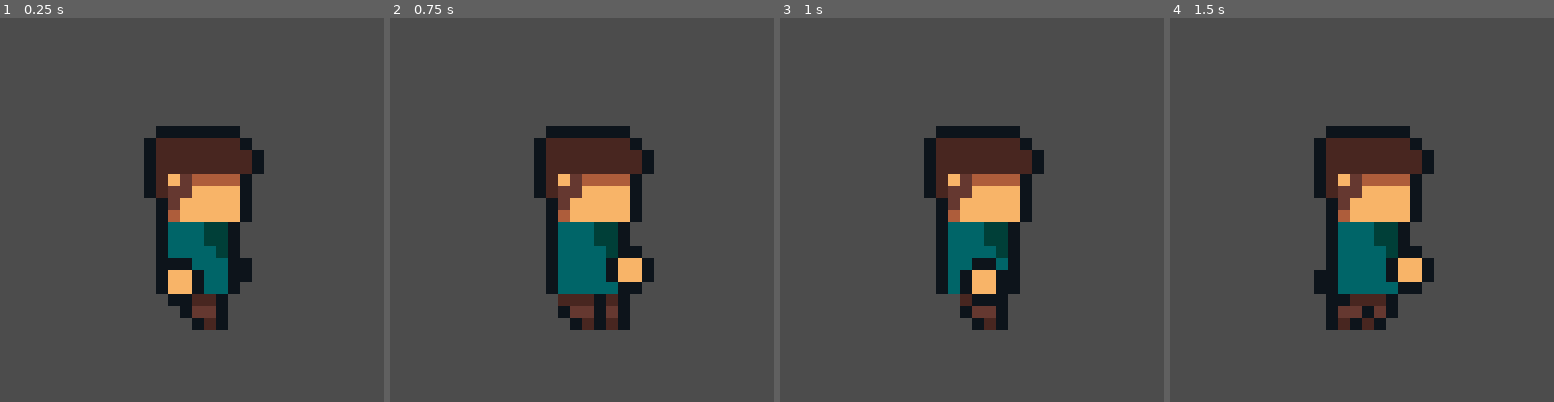
Above: before the commit, frames 1-4 (left to right).
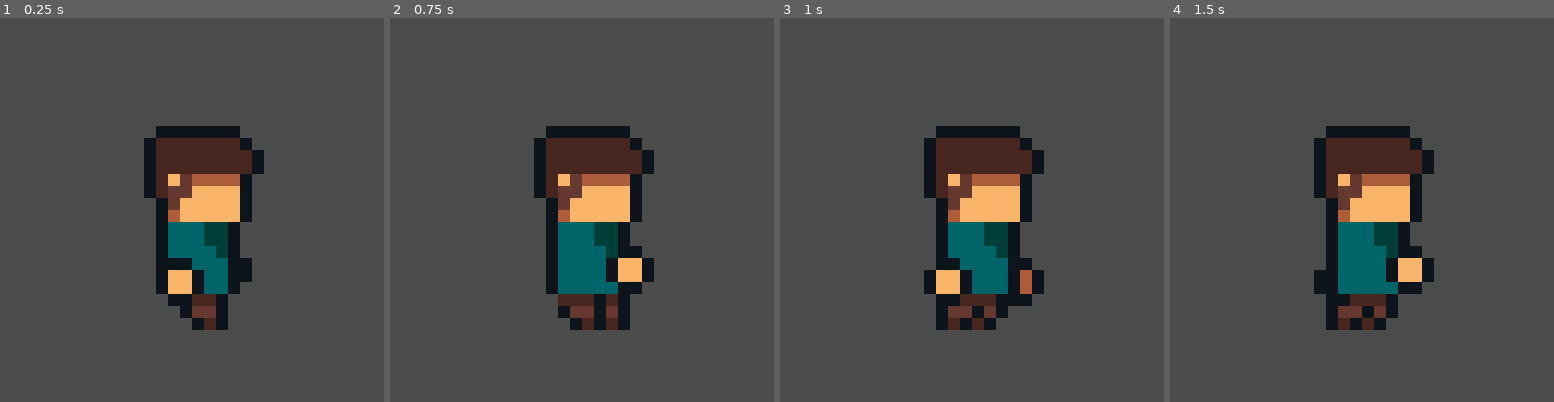
Above: after the commit, the same moments.

Repository: davifoox/character-creator
Game: Godot game, scene res://Main.tscn
The game is run twice, just before and just after one commit, with the same random seed, the same clock (stepped at 60 frames per second) and the same inputs.
Inputs:
- Up to frame 1 (0.25 s): no input
- Up to frame 2 (0.75 s): tap Enter (ui_accept) at 0.5 s
- Up to frame 3 (1 s): tap Enter (ui_accept) at 0.77 s
- Up to frame 4 (1.5 s): no input

Frames 1-2 are identical in both runs. In frame 3, 3.5% of the frame differs, in the area x 37-69%, y 62-82%; in frame 4, nothing differs.

Commit message:
finished - run cycle

Diff:
--- a/Character.tscn
+++ b/Character.tscn
@@ -366,10 +366,10 @@
 tracks/2/imported = false
 tracks/2/enabled = true
 tracks/2/keys = {
-"times": PoolRealArray( 0, 0.125, 0.25, 0.375, 0.5, 0.625, 0.75 ),
-"transitions": PoolRealArray( 1, 1, 1, 1, 1, 1, 1 ),
-"update": 1,
-"values": [ Vector2( 4, 3 ), Vector2( 3, 5 ), Vector2( 1, 6 ), Vector2( -2, 6 ), Vector2( -3, 4 ), Vector2( -1, 5 ), Vector2( 1, 6 ) ]
+"times": PoolRealArray( 0, 0.125, 0.25, 0.375, 0.5, 0.625, 0.75, 0.875 ),
+"transitions": PoolRealArray( 1, 1, 1, 1, 1, 1, 1, 1 ),
+"update": 1,
+"values": [ Vector2( 4, 3 ), Vector2( 3, 5 ), Vector2( 1, 6 ), Vector2( -2, 6 ), Vector2( -3, 4 ), Vector2( -1, 5 ), Vector2( 1, 6 ), Vector2( 4, 6 ) ]
 }
 tracks/3/type = "value"
 tracks/3/path = NodePath("Sprites/Body:position")
@@ -390,10 +390,10 @@
 tracks/4/imported = false
 tracks/4/enabled = true
 tracks/4/keys = {
-"times": PoolRealArray( 0, 0.125, 0.25, 0.375, 0.5, 0.625, 0.75 ),
-"transitions": PoolRealArray( 1, 1, 1, 1, 1, 1, 1 ),
-"update": 1,
-"values": [ Vector2( -3, 4 ), Vector2( -1, 6 ), Vector2( 0, 7 ), Vector2( 4, 5 ), Vector2( 4, 3 ), Vector2( 4, 5 ), Vector2( 1, 6 ) ]
+"times": PoolRealArray( 0, 0.125, 0.25, 0.375, 0.5, 0.625, 0.75, 0.875 ),
+"transitions": PoolRealArray( 1, 1, 1, 1, 1, 1, 1, 1 ),
+"update": 1,
+"values": [ Vector2( -3, 4 ), Vector2( -1, 6 ), Vector2( 0, 7 ), Vector2( 4, 5 ), Vector2( 4, 3 ), Vector2( 4, 5 ), Vector2( 1, 6 ), Vector2( -2, 6 ) ]
 }
 tracks/5/type = "value"
 tracks/5/path = NodePath("Sprites/LeftLeg:position")
@@ -402,10 +402,10 @@
 tracks/5/imported = false
 tracks/5/enabled = true
 tracks/5/keys = {
-"times": PoolRealArray( 0, 0.125, 0.375, 0.5, 0.625, 0.75 ),
-"transitions": PoolRealArray( 1, 1, 1, 1, 1, 1 ),
-"update": 1,
-"values": [ Vector2( 2, 7.5 ), Vector2( 1, 8.5 ), Vector2( 1, 8.5 ), Vector2( 2, 8 ), Vector2( 2, 9 ), Vector2( 1, 9 ) ]
+"times": PoolRealArray( 0, 0.125, 0.375, 0.5, 0.625, 0.75, 0.875 ),
+"transitions": PoolRealArray( 1, 1, 1, 1, 1, 1, 1 ),
+"update": 1,
+"values": [ Vector2( 2, 7.5 ), Vector2( 1, 8.5 ), Vector2( 1, 8.5 ), Vector2( 2, 8 ), Vector2( 2, 9 ), Vector2( 1, 9 ), Vector2( 1, 9 ) ]
 }
 tracks/6/type = "value"
 tracks/6/path = NodePath("Sprites/RightLeg:position")
@@ -414,10 +414,10 @@
 tracks/6/imported = false
 tracks/6/enabled = true
 tracks/6/keys = {
-"times": PoolRealArray( 0, 0.125, 0.375, 0.5, 0.625, 0.75 ),
-"transitions": PoolRealArray( 1, 1, 1, 1, 1, 1 ),
-"update": 1,
-"values": [ Vector2( -2, 7 ), Vector2( 1, 8.5 ), Vector2( -1, 8.5 ), Vector2( -2, 7 ), Vector2( 0, 9 ), Vector2( 1, 9 ) ]
+"times": PoolRealArray( 0, 0.125, 0.375, 0.5, 0.625, 0.75, 0.875 ),
+"transitions": PoolRealArray( 1, 1, 1, 1, 1, 1, 1 ),
+"update": 1,
+"values": [ Vector2( -2, 7 ), Vector2( 1, 8.5 ), Vector2( -1, 8.5 ), Vector2( -2, 7 ), Vector2( 0, 9 ), Vector2( 1, 9 ), Vector2( -1, 9 ) ]
 }
 tracks/7/type = "value"
 tracks/7/path = NodePath("Sprites/RightLeg:flip_v")
@@ -438,10 +438,10 @@
 tracks/8/imported = false
 tracks/8/enabled = true
 tracks/8/keys = {
-"times": PoolRealArray( 0, 0.375, 0.5, 0.625, 0.75 ),
-"transitions": PoolRealArray( 1, 1, 1, 1, 1 ),
-"update": 1,
-"values": [ true, false, true, true, true ]
+"times": PoolRealArray( 0, 0.375, 0.5, 0.625, 0.75, 0.875 ),
+"transitions": PoolRealArray( 1, 1, 1, 1, 1, 1 ),
+"update": 1,
+"values": [ true, false, true, true, true, false ]
 }
 tracks/9/type = "value"
 tracks/9/path = NodePath("Sprites/RightLeg:flip_h")
@@ -450,10 +450,10 @@
 tracks/9/imported = false
 tracks/9/enabled = true
 tracks/9/keys = {
-"times": PoolRealArray( 0, 0.375, 0.5, 0.625, 0.75 ),
-"transitions": PoolRealArray( 1, 1, 1, 1, 1 ),
-"update": 1,
-"values": [ true, false, true, true, true ]
+"times": PoolRealArray( 0, 0.375, 0.5, 0.625, 0.75, 0.875 ),
+"transitions": PoolRealArray( 1, 1, 1, 1, 1, 1 ),
+"update": 1,
+"values": [ true, false, true, true, true, false ]
 }
 tracks/10/type = "value"
 tracks/10/path = NodePath("Sprites/RightLeg:rotation_degrees")
